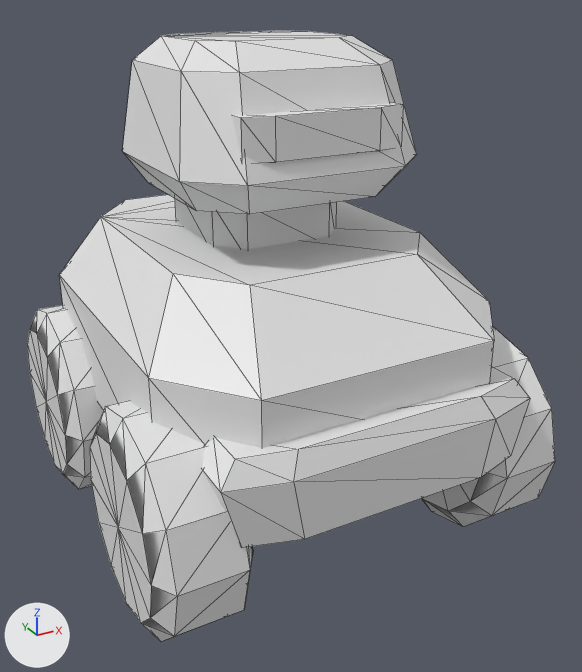
A saved change to the OBJ model assets/models/security_rover.obj.
Camera for both pictures: a camera (50 mm lens) standing at (-0.684, -1.35, 1.037) and looking at (0.023, -0.065, 0.395). Arrows for +X, +Y and +Z are at lower left; the lights stay in place. The older version comes first. Mesh edges are drawn as thin lines. Where no turn or scale is listed for an object, it has been applied to the vertices. Vertices at exactly the same position are counted once.

Objects in the first picture: 'security_rover'.
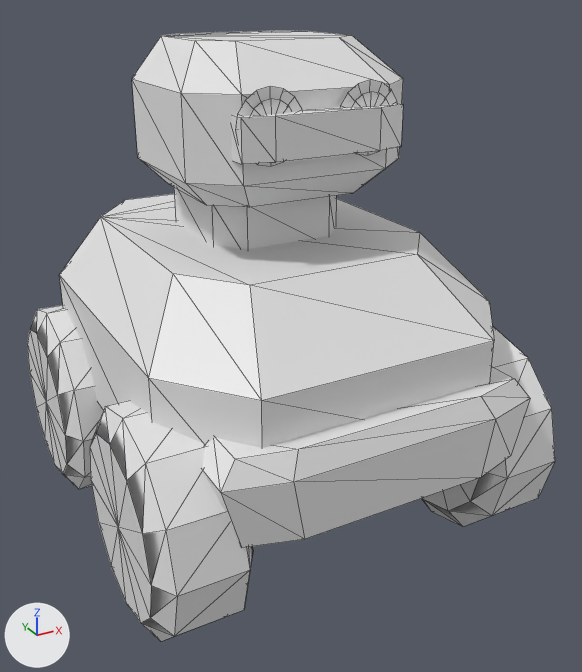
What differs and where, as boxes [x1, y1, x2, y2] in the pictures (582 x 672 px; the box of a moved part takes in the faces that stretch with it):
part 1 of me_security_rover, added: after [235, 86, 302, 166]
part 2 of me_security_rover, added: after [250, 99, 292, 116]
part 3 of me_security_rover, added: after [340, 80, 398, 155]
part 4 of me_security_rover, added: after [352, 92, 389, 107]
part 5 of me_security_rover, moved or reshaped: before [123, 35, 416, 214]; after [132, 35, 403, 207]

The change in detail:
me_security_rover is used by ob_security_rover; location (0.0, 0.0, 0.0).
me_security_rover had 328 vertices, 620 faces and spanned x -0.405..0.405, y -0.47..0.45, z 0.01..0.95.
me_security_rover now has 396 vertices, 684 faces and spans x -0.405..0.405, y -0.47..0.45, z 0.01..0.95.
me_security_rover part 1: a new loose piece of 17 vertices spanning x -0.153..-0.031, y -0.208, z 0.769..0.891.
me_security_rover part 2: a new loose piece of 17 vertices spanning x -0.135..-0.049, y -0.212, z 0.787..0.873.
me_security_rover part 3: a new loose piece of 17 vertices spanning x 0.031..0.153, y -0.208, z 0.769..0.891.
me_security_rover part 4: a new loose piece of 17 vertices spanning x 0.049..0.135, y -0.212, z 0.787..0.873.
Part 5, on me_security_rover:
24 vertices move from x -0.23..0.23, y -0.24..0.2, z 0.69..0.91 to x -0.21..0.21, y -0.2..0.16, z 0.69..0.88.
